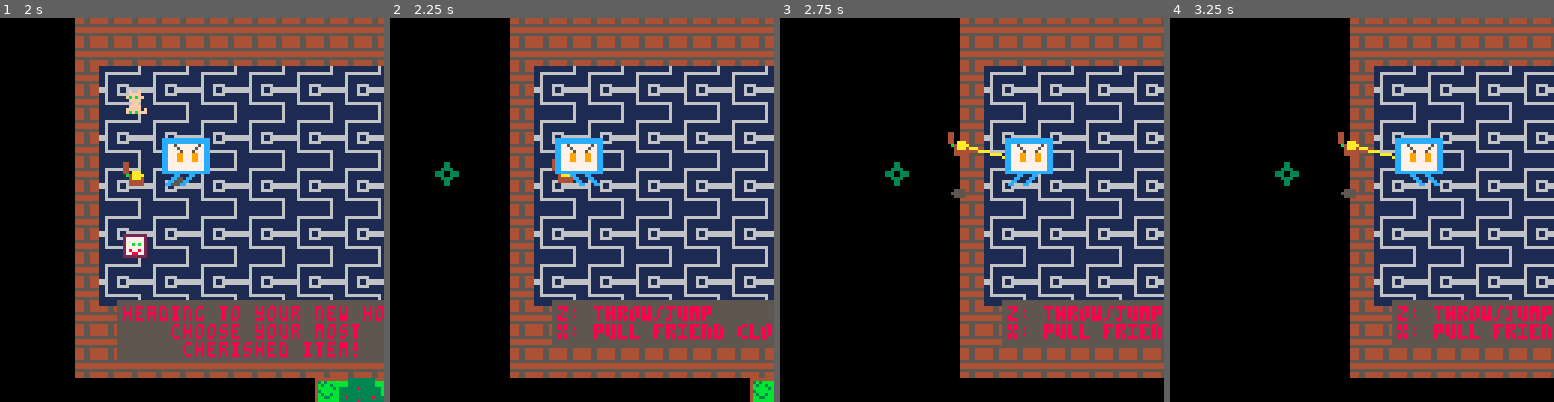
Above: before the commit, frames 1-4 (left to right).
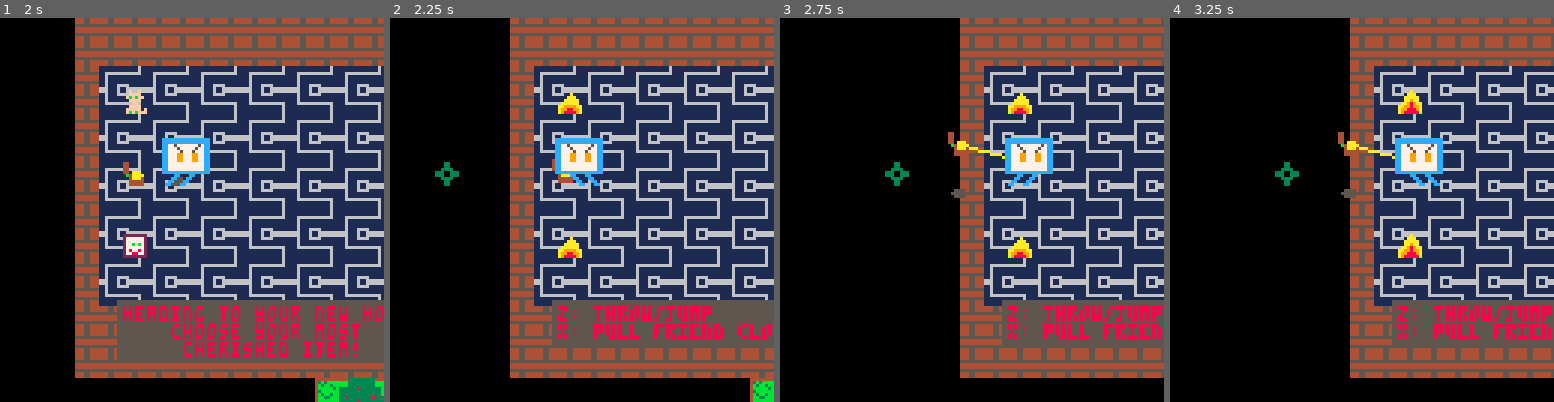
Above: after the commit, the same moments.

Repository: Flewd/home
Game: PICO-8 cartridge home.p8
Same seed, same stepped clock (60 frames per second), same inputs: the game is played once before the commit and once after it.
Inputs:
- Up to frame 1 (2 s): tap O (Z key) at 0.33, 0.7, 1.43 s; tap X (X key) at 1.07 s; hold Left from 1.97 s (still down)
- Up to frame 2 (2.25 s): keep holding Left; tap X (X key) at 2.07 s; tap O (Z key) at 2.22 s
- Up to frame 3 (2.75 s): release Left at 2.37 s; tap X (X key) at 2.4, 2.73 s; hold Down from 2.42 s (still down)
- Up to frame 4 (3.25 s): release Down at 2.82 s; hold Right from 2.87 s (still down); tap X (X key) at 3.07 s; tap O (Z key) at 3.1 s

Frame 1 is identical in both runs. In frame 2, 0.5% of the frame differs, in the area x 43-50%, y 19-63%; in frame 3, 0.5%; in frame 4, 0.5%, in the area x 59-66%, y 18-63%.

Commit message:
you can now see the whole map

Diff:
--- a/home.p8
+++ b/home.p8
@@ -10,6 +10,11 @@
 player.speed=1
 player.x=70
 player.y=40
+
+--debug start at tile
+--player.x=105*8
+--player.y=55*8
+
 player.spritewidth=2
 player.facing=-1
 
@@ -154,6 +159,22 @@
     end
  end
 
+ updatefires()
+
+end
+
+function updatefires()
+    for f in all(fires) do
+        f.timer+=1
+
+        if(f.timer >= f.framelength) then
+            f.timer = 0;
+
+            if(f.spr==37) then f.spr=38
+            elseif(f.spr==38) then f.spr=37 end
+            printh(f.spr)
+        end
+    end
 end
 
 function createfire(_x,_y)
@@ -161,7 +182,9 @@
     fire.x=_x
     fire.y=_y
     fire.spr=37
-    cover.spritewidth=1
+    fire.spritewidth=1
+    fire.timer=rnd(10)
+    fire.framelength=20
     add(fires,fire)
 end
 
@@ -748,6 +771,12 @@
     end
 end
 
+function drawfires()
+    for f in all(fires) do
+       spr(f.spr,f.x,f.y)
+    end
+end
+
 function drawyoulose()
     rectfill( player.x-16, player.y-16-30, player.x+64, player.y-16, 1 )
     print("goodbye friend :(",player.x-8, player.y-32, 8)
@@ -787,6 +816,8 @@
             friend.x = startingcat.x
             friend.y = startingcat.y
             player.invincabletime=90
+            createfire(startinggold.x,startinggold.y)
+            createfire(startingfamily.x, startingfamily.y)
         end
 
         if is_collide(player,startinggold) then
@@ -796,6 +827,8 @@
            friend.x = startinggold.x
            friend.y = startinggold.y
            player.invincabletime=90
+           createfire(startingcat.x,startingcat.y)
+            createfire(startingfamily.x, startingfamily.y)
         end
 
         if is_collide(player,startingfamily) then
@@ -805,6 +838,8 @@
             friend.x = startingfamily.x
             friend.y = startingfamily.y
             player.invincabletime=90
+            createfire(startingcat.x,startingcat.y)
+            createfire(startinggold.x, startinggold.y)
         end
 
         rectfill( 14, 14 + 80, 116, 34+ 80, 5 )
@@ -819,7 +854,8 @@
 function _draw()
  cls()
  camera(cam.x, cam.y)
- map(0, 0, 0, 0, 128, 32)
+ map(0, 0, 0, 0, 127, 31)
+ map(0, 31, 0, 31*8, 128, 63)
  drawshadow()
  drawspikes()
  drawtiles()
@@ -827,8 +863,8 @@
  drawfriend()
  drawplayer()
  drawcrosshair()
-
-drawopeningfriends()
+ drawopeningfriends()
+ drawfires()
 
  if friend.dead then drawyoulose() end
 
